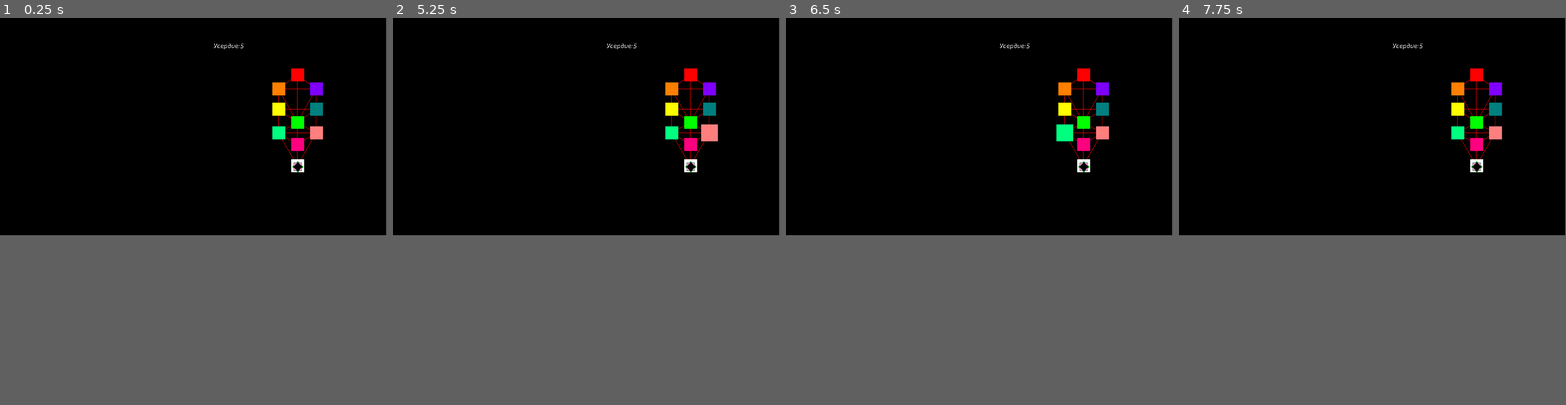
Above: before the commit, frames 1-4 (left to right).
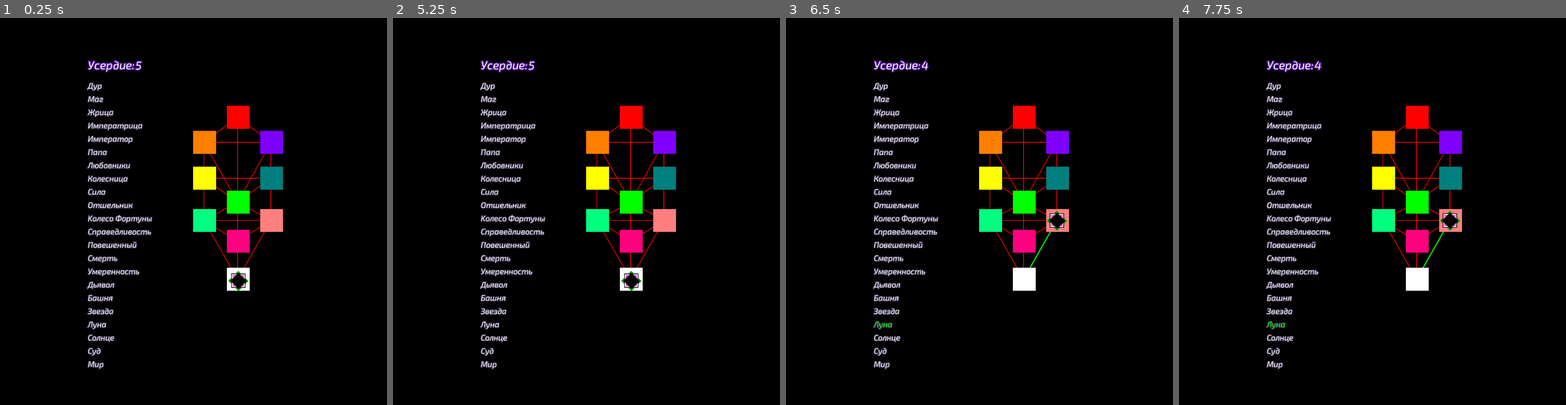
Above: after the commit, the same moments.

Repository: iliys/Sefitaro
Game: Godot game, scene res://Main.tscn
The game is run twice, just before and just after one commit, with the same random seed, the same clock (stepped at 60 frames per second) and the same inputs.
Inputs (mouse positions are in pixels of both pictures, inside the frame that each line leads up to):
- Up to frame 1 (0.25 s): no input
- Up to frame 2 (5.25 s): tap Enter at 0.5, 2, 3.5 s; move the mouse to (690, 76) at 0.52 s; click (690, 76) at 0.67 s; tap Space at 1.25, 2.75, 4.25 s; move the mouse to (710, 87) at 1.27 s; click (710, 87) at 1.42 s; move the mouse to (671, 87) at 2.02 s; click (671, 87) at 2.17 s; move the mouse to (710, 110) at 2.77 s; click (710, 110) at 2.92 s; move the mouse to (671, 110) at 3.52 s; click (671, 110) at 3.67 s; move the mouse to (690, 122) at 4.27 s; click (690, 122) at 4.42 s; move the mouse to (710, 134) at 5.02 s; click (710, 134) at 5.17 s
- Up to frame 3 (6.5 s): move the mouse to (1064, 134) at 5.77 s; click (1064, 134) at 5.92 s
- Up to frame 4 (7.75 s): move the mouse to (1476, 145) at 6.52 s; click (1476, 145) at 6.67 s; move the mouse to (1476, 165) at 7.27 s; click (1476, 165) at 7.42 s
In our replay, the window is 799x449 before the commit and 800x800 after it. These sizes can differ from the game's own. Grey fills any space a smaller window leaves; there, only what the larger window draws over its background counts as a difference.

The runs differ from the first frame. In frame 1, 8.1% of the frame differs, in the area x 22-100%, y 0-91%; in frame 2, 8.2%; in frame 3, 8.2%; in frame 4, 8.1%.

Commit message:
Card display

Diff:
--- /dev/null
+++ b/Card_Instance.tscn
@@ -0,0 +1,26 @@
+[gd_scene load_steps=5 format=2]
+
+[ext_resource path="res://Scripts/Arcane.gd" type="Script" id=1]
+[ext_resource path="res://Exo2-Italic-VariableFont_wght.ttf" type="DynamicFontData" id=2]
+[ext_resource path="res://theme.tres" type="Theme" id=3]
+
+[sub_resource type="DynamicFont" id=2]
+size = 22
+outline_size = 2
+outline_color = Color( 0.25098, 0.207843, 0.32549, 1 )
+extra_spacing_top = 3
+extra_spacing_bottom = 3
+font_data = ExtResource( 2 )
+
+[node name="Card_Instance" type="Label" groups=["Arcane"]]
+margin_top = 36.0
+margin_right = 200.0
+margin_bottom = 50.0
+mouse_filter = 1
+theme = ExtResource( 3 )
+custom_fonts/font = SubResource( 2 )
+text = "Мир"
+script = ExtResource( 1 )
+
+[connection signal="mouse_entered" from="." to="." method="_on_Arcane_mouse_entered"]
+[connection signal="mouse_exited" from="." to="." method="_on_Arcane_mouse_exited"]
--- a/Main.tscn
+++ b/Main.tscn
@@ -14,6 +14,7 @@
 [ext_resource path="res://Scripts/Kether.gd" type="Script" id=12]
 [ext_resource path="res://Scripts/Daath.gd" type="Script" id=13]
 [ext_resource path="res://Scripts/Player.gd" type="Script" id=14]
+[ext_resource path="res://VBoxContainer.gd" type="Script" id=15]
 
 [sub_resource type="CircleShape2D" id=2]
 radius = 40.0
@@ -23,13 +24,15 @@
 
 [sub_resource type="DynamicFont" id=3]
 size = 32
+outline_size = 3
+outline_color = Color( 0.313726, 0.0666667, 0.564706, 1 )
 font_data = ExtResource( 4 )
 
 [node name="Main" type="Node2D"]
 position = Vector2( -2, 0 )
 
 [node name="ColorRect" type="ColorRect" parent="."]
-margin_right = 1920.0
+margin_right = 1091.0
 margin_bottom = 1080.0
 mouse_filter = 2
 color = Color( 0, 0, 0, 1 )
@@ -54,7 +57,7 @@
 color = Color( 0, 0, 0, 1 )
 
 [node name="Kether" type="Area2D" parent="Sefirot" groups=["node"]]
-position = Vector2( 1481, 283 )
+position = Vector2( 667, 277 )
 script = ExtResource( 12 )
 
 [node name="CollisionShape2D" type="CollisionShape2D" parent="Sefirot/Kether"]
@@ -69,7 +72,7 @@
 color = Color( 1, 0, 0, 1 )
 
 [node name="Hokmah" type="Area2D" parent="Sefirot" groups=["node"]]
-position = Vector2( 1574, 353 )
+position = Vector2( 760, 347 )
 script = ExtResource( 11 )
 
 [node name="CollisionShape2D" type="CollisionShape2D" parent="Sefirot/Hokmah"]
@@ -84,7 +87,7 @@
 color = Color( 0.501961, 0, 1, 1 )
 
 [node name="Binah" type="Area2D" parent="Sefirot" groups=["node"]]
-position = Vector2( 1387, 353 )
+position = Vector2( 573, 347 )
 script = ExtResource( 10 )
 
 [node name="CollisionShape2D" type="CollisionShape2D" parent="Sefirot/Binah"]
@@ -99,7 +102,7 @@
 color = Color( 1, 0.501961, 0, 1 )
 
 [node name="Hesed" type="Area2D" parent="Sefirot" groups=["node"]]
-position = Vector2( 1574, 453 )
+position = Vector2( 760, 447 )
 script = ExtResource( 7 )
 
 [node name="CollisionShape2D" type="CollisionShape2D" parent="Sefirot/Hesed"]
@@ -114,7 +117,7 @@
 color = Color( 0, 0.501961, 0.501961, 1 )
 
 [node name="Gevurah" type="Area2D" parent="Sefirot" groups=["node"]]
-position = Vector2( 1387, 453 )
+position = Vector2( 573, 447 )
 script = ExtResource( 9 )
 
 [node name="CollisionShape2D" type="CollisionShape2D" parent="Sefirot/Gevurah"]
@@ -129,7 +132,7 @@
 color = Color( 1, 1, 0, 1 )
 
 [node name="Tiferet" type="Area2D" parent="Sefirot" groups=["node"]]
-position = Vector2( 1481, 520 )
+position = Vector2( 667, 514 )
 script = ExtResource( 6 )
 
 [node name="CollisionShape2D" type="CollisionShape2D" parent="Sefirot/Tiferet"]
@@ -144,7 +147,7 @@
 color = Color( 0, 1, 0, 1 )
 
 [node name="Netzah" type="Area2D" parent="Sefirot" groups=["node"]]
-position = Vector2( 1574, 571 )
+position = Vector2( 760, 565 )
 script = ExtResource( 8 )
 
 [node name="CollisionShape2D" type="CollisionShape2D" parent="Sefirot/Netzah"]
@@ -158,8 +161,23 @@
 mouse_filter = 2
 color = Color( 1, 0.501961, 0.501961, 1 )
 
+[node name="Yesod" type="Area2D" parent="Sefirot" groups=["node"]]
+position = Vector2( 667, 623 )
+script = ExtResource( 3 )
+
+[node name="CollisionShape2D" type="CollisionShape2D" parent="Sefirot/Yesod"]
+shape = SubResource( 1 )
+
+[node name="ColorRect" type="ColorRect" parent="Sefirot/Yesod"]
+margin_left = -32.0
+margin_top = -32.0
+margin_right = 32.0
+margin_bottom = 32.0
+mouse_filter = 2
+color = Color( 1, 0, 0.501961, 1 )
+
 [node name="Hod" type="Area2D" parent="Sefirot" groups=["node"]]
-position = Vector2( 1387, 571 )
+position = Vector2( 573, 565 )
 script = ExtResource( 5 )
 
 [node name="CollisionShape2D" type="CollisionShape2D" parent="Sefirot/Hod"]
@@ -173,23 +191,8 @@
 mouse_filter = 2
 color = Color( 0, 1, 0.501961, 1 )
 
-[node name="Yesod" type="Area2D" parent="Sefirot" groups=["node"]]
-position = Vector2( 1481, 629 )
-script = ExtResource( 3 )
-
-[node name="CollisionShape2D" type="CollisionShape2D" parent="Sefirot/Yesod"]
-shape = SubResource( 1 )
-
-[node name="ColorRect" type="ColorRect" parent="Sefirot/Yesod"]
-margin_left = -32.0
-margin_top = -32.0
-margin_right = 32.0
-margin_bottom = 32.0
-mouse_filter = 2
-color = Color( 1, 0, 0.501961, 1 )
-
 [node name="Malkhut" type="Area2D" parent="Sefirot" groups=["node"]]
-position = Vector2( 1481, 735 )
+position = Vector2( 667, 729 )
 script = ExtResource( 2 )
 
 [node name="CollisionShape2D" type="CollisionShape2D" parent="Sefirot/Malkhut"]
@@ -203,7 +206,7 @@
 mouse_filter = 2
 
 [node name="Player" type="Node2D" parent="."]
-position = Vector2( 1481, 739 )
+position = Vector2( 667, 733 )
 script = ExtResource( 14 )
 
 [node name="ColorRect3" type="ColorRect" parent="Player"]
@@ -248,11 +251,18 @@
 margin_right = 551.0
 margin_bottom = 599.0
 
+[node name="VBoxContainer" type="VBoxContainer" parent="HUD"]
+margin_left = 247.0
+margin_top = 171.0
+margin_right = 447.0
+margin_bottom = 831.0
+script = ExtResource( 15 )
+
 [node name="HP" type="Label" parent="HUD"]
-margin_left = 1063.0
-margin_top = 116.0
-margin_right = 1245.0
-margin_bottom = 185.0
+margin_left = 247.0
+margin_top = 110.0
+margin_right = 429.0
+margin_bottom = 179.0
 custom_fonts/font = SubResource( 3 )
 text = "Усердие:"
 
--- /dev/null
+++ b/Scripts/Arcane.gd
@@ -0,0 +1,24 @@
+extends Label
+
+onready var Sefirot = $"../../../Sefirot"
+
+var active: bool = false
+
+var pos: Array = []
+
+var description: String
+
+func _ready():
+	pass
+
+
+func _on_Arcane_mouse_entered():
+	if Sefirot.arcaneActive[name]:
+		rect_scale = Vector2(1.5, 1.5)
+
+
+func _on_Arcane_mouse_exited():
+	rect_scale = Vector2(1, 1)
+
+func cc():
+	self.add_color_override("font_color", Color(0,1,0,1))
--- a/Scripts/Player.gd
+++ b/Scripts/Player.gd
@@ -9,7 +9,7 @@
 	health = new_value
 	if health > health_max:
 		health = health_max
-	if health <= 0:
+	if health < 0:
 		death()
 	HP_Score.text = str(health)
 
@@ -17,4 +17,4 @@
 	return health
 
 func death():
-	pass
+	get_tree().reload_current_scene()
--- a/Scripts/Tree.gd
+++ b/Scripts/Tree.gd
@@ -14,6 +14,8 @@
 var lines = []
 
 var Sefirah_Position = {}
+
+signal card_Update
 
 const CHANNELS = {
 	"Daath": [],
@@ -94,9 +96,59 @@
 	"The World": false
 	}
 
+const ARCANEDESCRIPTION = {
+	"The Fool": "Перемещает в Малькут и изучает его",
+	"The Magician": "Дает любую карту, изучает примыкающие к ней сефирот",
+	"The High Priestess": "Восстанавливает 2 силы. Даёт случайную карту из трех",
+	"The Empress": "Восстанавливает 4 силы, даёт случайную карту за восстановленную сверх предела силу",
+	"The Emperor": "Перемещает в выбранную сефиру и изучает её",
+	"The Hierophant": "Восстанавливает силу, изучает сефиру",
+	"The Lovers": "Изучает последнюю сефиру. забывает текущую",
+	"The Chariot": "Перемещает в следующую сефиру, изучает её",
+	"Strength": "Восстанавливает силу, изучает сефиру",
+	"The Hermit": "Изучает сефиру, активирует ближайшую аркану",
+	"Wheel of Fortune": "Даёт случайную карту",
+	"Justice": "Уравнивает уровни прошлой и текущей сефир",
+	"The Hanged Man": "Перемещает на предыдущую сефиру",
+	"Death": "Сбрасывает все карты, перемещает в Малькут, восстанавливает силы",
+	"Temperance": "Уравнивает уровни между текущей и последней сефирой",
+	"The Devil": "Перемещает в случайную сефиру, изучает её",
+	"The Tower": "Сбрасывает все карты",
+	"The Star": "Перемещает игрока в выбранную сефиру",
+	"The Moon": "Перемещает игрока в случайную сефиру",
+	"The Sun": "Восстанавливает все силы",
+	"Judgement": "Сбрасывает выбранную карту, даёт случайную карту из трех",
+	"The World": "Изучает сефиру N раз, где N - число карт на руке, которые пропадают. Восстанавливает все силы"
+	}
+
+const ARCANETRANSLATION = {
+	"The Fool": "Дур",
+	"The Magician": "Маг",
+	"The High Priestess": "Жрица",
+	"The Empress": "Императрица",
+	"The Emperor": "Император",
+	"The Hierophant": "Папа",
+	"The Lovers": "Любовники",
+	"The Chariot": "Колесница",
+	"Strength": "Сила",
+	"The Hermit": "Отшельник",
+	"Wheel of Fortune": "Kолeco Фopтуны",
+	"Justice": "Cпpaвeдливocть",
+	"The Hanged Man": "Повешенный",
+	"Death": "Смерть",
+	"Temperance": "Умepeннocть",
+	"The Devil": "Дьявoл",
+	"The Tower": "Бaшня",
+	"The Star": "Звeздa",
+	"The Moon": "Лунa",
+	"The Sun": "Coлнцe",
+	"Judgement": "Cуд",
+	"The World": "Мир"
+	}
+
 func _ready():
 	get_Sefirah_Position()
-	print(Sefirah_Position)
+	#print(Sefirah_Position)
 
 func _process(delta):
 	update()
@@ -114,16 +166,16 @@
 
 func _input(event):
 	if event is InputEventMouseButton && event.is_pressed():
-		if !fighting && CHANNELS.get(sefirahCurrent).has(mouseTarget):
+		if !fighting && mouseTarget:
 			changePos(mouseTarget)
 
 func changePos(pos):
 	sefirahLast = sefirahCurrent
 	sefirahCurrent = mouseTarget
 	playerMove(pos)
+	arcaneGet(sefirahLast, sefirahCurrent)
 	#print(sefirahLast)
 	#print(sefirahCurrent)
-	arcaneGet(sefirahLast, sefirahCurrent)
 
 func playerMove(pos):
 	player.position = Sefirah_Position.get(pos)
@@ -138,6 +190,7 @@
 	for card in ARCANE_POS:
 		if ARCANE_POS[card].has(sefirahLast) && ARCANE_POS[card].has(sefirahCurrent):
 			arcaneActive[card] = true
+			emit_signal("card_Update", arcaneActive[card], card)
 			print(card)
 
 func _draw():
--- /dev/null
+++ b/VBoxContainer.gd
@@ -0,0 +1,44 @@
+extends VBoxContainer
+
+onready var Sefirot = $"../../Sefirot"
+
+onready var card_instance = preload("res://Card_Instance.tscn")
+
+var child_Dict = {}
+
+# не используется
+var number = 0
+
+func _ready():
+	Sefirot.connect("card_Update", self, "card_update")
+	for arcane in (Sefirot.arcaneActive.keys()):
+		var s = card_instance.instance()
+		s.name = arcane
+		s.text = Sefirot.ARCANETRANSLATION[arcane]
+		s.hint_tooltip = Sefirot.ARCANEDESCRIPTION[arcane]
+		print(s.hint_tooltip)
+		print(s.name)
+		child_Dict[arcane] = s
+		add_child(s)
+		number +=1
+	#print(child_Dict)
+	#print(get_child_count())
+
+func card_update(card_Status, card):
+	if card_Status:
+		var c = child_Dict[card]
+		c.cc()
+
+# не используется
+func printRoman(number):
+	var res = []
+	var num = [1, 4, 5, 9, 10, 40, 50, 90, 100, 400, 500, 900, 1000]
+	var sym = ["I", "IV", "V", "IX", "X", "XL", "L", "XC", "C", "CD", "D", "CM", "M"]
+	var i = 12
+	while number:
+		var div = floor(number / num[i])
+		number %= num[i]
+		while div:
+			res.append(sym[i])
+			div -= 1
+		i -= 1
--- a/project.godot
+++ b/project.godot
@@ -15,7 +15,7 @@
 
 [display]
 
-window/size/width=1920
+window/size/width=1080
 window/size/height=1080
 
 [gui]
--- /dev/null
+++ b/theme.tres
@@ -0,0 +1,19 @@
+[gd_resource type="Theme" load_steps=4 format=2]
+
+[ext_resource path="res://Exo2-Italic-VariableFont_wght.ttf" type="DynamicFontData" id=1]
+
+[sub_resource type="DynamicFont" id=2]
+font_data = ExtResource( 1 )
+
+[sub_resource type="DynamicFont" id=1]
+font_data = ExtResource( 1 )
+
+[resource]
+default_font = SubResource( 1 )
+TooltipLabel/colors/font_color = Color( 0, 0, 0, 1 )
+TooltipLabel/colors/font_color_shadow = Color( 0, 0, 0, 0.1 )
+TooltipLabel/constants/shadow_offset_x = 1
+TooltipLabel/constants/shadow_offset_y = 1
+TooltipLabel/fonts/font = SubResource( 2 )
+TooltipPanel/colors/c = Color( 0, 0, 0, 1 )
+TooltipPanel/fonts/a = SubResource( 1 )
Not shown: 2 places in Main.tscn that only renumber resources
